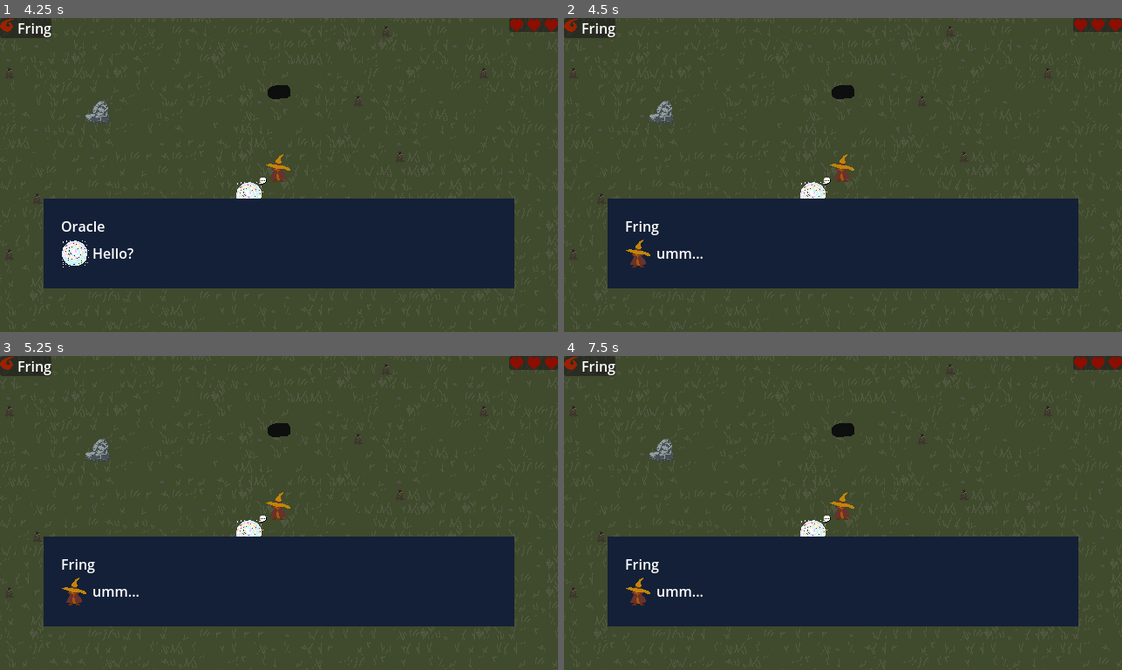
Above: before the commit, frames 1-4 (two rows, left to right).
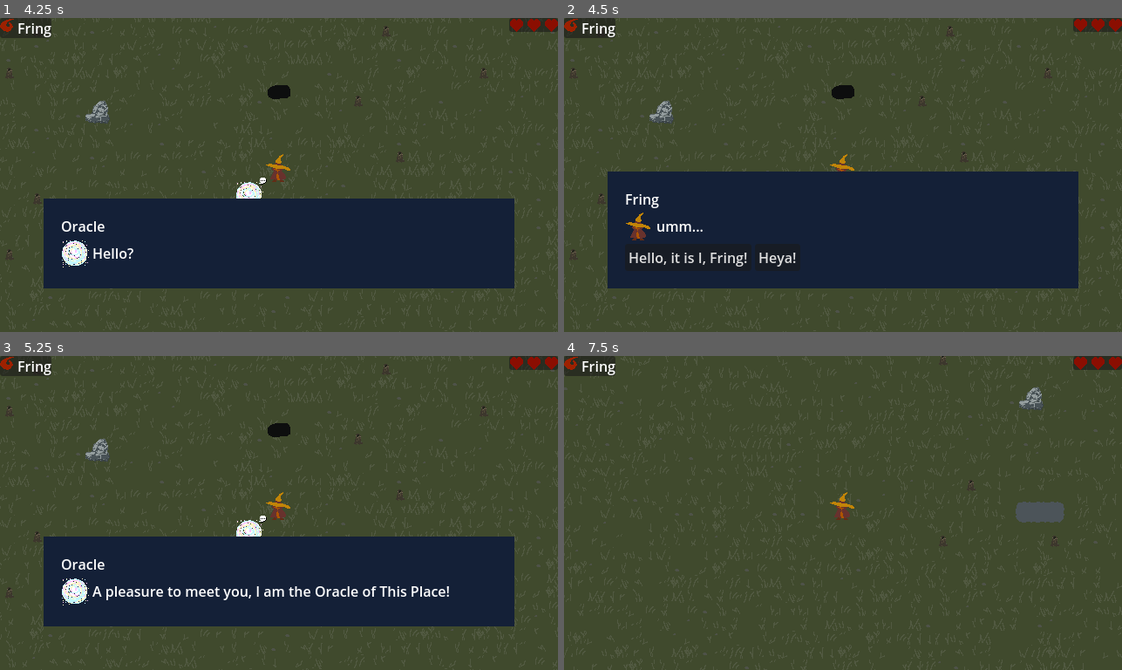
Above: after the commit, the same moments.

Repository: goshdarnheck/witchy-woods
Game: Godot game, scene res://main.tscn
Two runs of this game, one before a commit and one after it. Both use one fixed random seed, a clock stepped at 60 frames per second and the inputs below.
Inputs (mouse positions are in pixels of both pictures, inside the frame that each line leads up to):
- Up to frame 1 (4.25 s): click "New Game" at 0.5 s; click "AWAKEN" at 1.25 s; tap Enter at 2 s; hold D (right) 2.03-2.78 s; tap Space (action) at 2.1, 2.85, 3.6 s; hold S (down) 2.78-3.53 s; hold D (right) from 3.53 s (still down)
- Up to frame 2 (4.5 s): tap Space (action) at 4.25, 4.35 s; release D (right) at 4.28 s; hold W (up) from 4.28 s (still down)
- Up to frame 3 (5.25 s): release W (up) at 5 s; click (122, 594) at 5 s, where only the run after the commit has a clickable "Hello, it is I, Fring!"
- Up to frame 4 (7.5 s): tap Enter at 5.75 s; hold A (left) 5.78-7.28 s; tap Space (action) at 5.85, 6.6, 7.35 s; hold S (down) from 7.28 s (still down)

Frame 1 is identical in both runs. In frame 2, 8.3% of the frame differs, in the area x 7-93%, y 48-80%; in frame 3, 1.4%; in frame 4, 26%, in the area x 0-100%, y 0-100%.

Commit message:
Add support for responses to refactored speech

Diff:
--- a/npcs/SpeachCollider.gd
+++ b/npcs/SpeachCollider.gd
@@ -13,9 +13,9 @@
 	var actionKey = Input.is_action_just_pressed("action");
 
 	if entered and actionKey:
-		actionKey();
+		showCurrentSpeech();
 
-func actionKey():
+func showCurrentSpeech():
 	if giving_items:
 		Manager.dismiss_items();
 	if end == true:
@@ -25,18 +25,41 @@
 			$SpeechBubble.visible = false;
 	elif parent.current:
 		var speech = parent.convo[parent.current];
+
 		if "func" in speech:
 			parent.call(speech.func);
+		#elif "responses" in speech:
+			#print("MUST CHOOSE");
 		else:
 			if "items" in speech and speech.items:
 				_give_items(speech.items);
 			else:
+				if "responses" in speech:
+					speech.buttons = _gen_buttons(speech.responses);
 				Manager.speech_bubble(speech);
 
 			if "next" in speech:
 				parent.current = speech["next"];
 			if "end" in speech and speech.end == true:
 				end = true;
+
+func _gen_buttons(responses):
+	var buttons = [];
+	for i in range(responses.size()):
+		var r = responses[i];
+		var button = Button.new();
+		button.text = r.text;
+		button.pressed.connect(self._button_pressed.bind(i));
+		buttons.append(button);
+	return buttons
+
+#this code and the code in action key should share a func!
+func _button_pressed(index):
+	var speech = parent.convo[parent.current];
+	var choice = speech.responses[index].next;
+
+	parent.current = choice;
+	showCurrentSpeech();
 
 func _give_items(items):
 	giving_items = true;
--- a/npcs/oracle.gd
+++ b/npcs/oracle.gd
@@ -30,60 +30,26 @@
 		"name": displayName,
 		"image": "oracle.png",
 		"text": "Go away!",
-		"func": "_end"
+		"end": true,
+		"next": "rude"
 	},
 	"apleasure": {
 		"name": displayName,
 		"image": "oracle.png",
 		"text": "A pleasure to meet you, I am the Oracle of This Place!",
-		"func": "_end"
+		"end": true,
+		"next": "sopolite"
 	},
-	"nothing": {
+	"sopolite": {
 		"name": displayName,
 		"image": "oracle.png",
-		"text": "...",
+		"text": "You're so polite!",
+		"end": true
+	},
+	"rude": {
+		"name": displayName,
+		"image": "oracle.png",
+		"text": "You're rude!",
+		"end": true
 	}
 }
-var speaking = false;
-
-func speakKey():
-	var speech = get_speech(current);
-	Manager.speech_bubble(speech);
-	speaking = true;
-
-func actionKey():
-	if speaking:
-		if "responses" in convo[current]:
-			print("MUST CHOOSE");
-		elif "next" in convo[current]:
-			var next = convo[current]["next"];
-			var speech = get_speech(next);
-			current = next;
-			Manager.speech_bubble(speech);
-		elif "func" in convo[current]:
-			self.call(convo[current].func)
-		else:
-			Manager.speech_bubble_close();
-			speaking = false;
-
-func gen_buttons(responses):
-	var buttons = [];
-	for i in range(responses.size()):
-		var r = responses[i];
-		var button = Button.new();
-		button.text = r.text;
-		button.pressed.connect(self._button_pressed.bind(i));
-		buttons.append(button);
-	return buttons
-
-func get_speech(key):
-	var speech = convo[key];
-	if "responses" in speech:
-		speech.buttons = gen_buttons(speech.responses);
-	return speech;
-
-func _button_pressed(index):
-	var next = convo[current].responses[index].next;
-	var speech = get_speech(next);
-	current = next
-	Manager.speech_bubble(speech);
